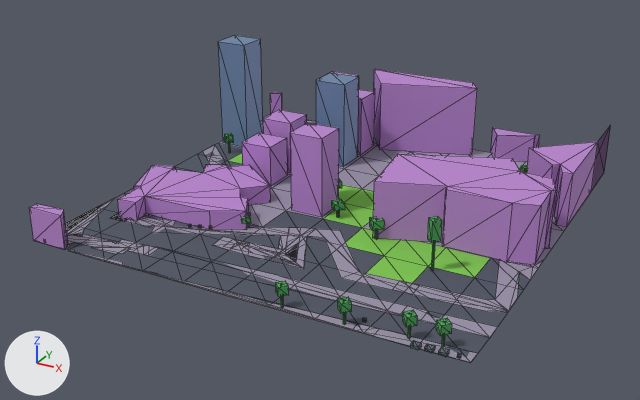
Before and after pictures for a commit that changed the glTF model public/maps/melbourne/chunks/6_-16.glb.
The view is the same before and after, from a camera (50 mm lens) standing at (880.1, 1659.3, 103.3) and looking at (771.1, 1857.4, 4.2). Arrows for +X, +Y and +Z are at lower left; the lights stay in place. The older version comes first. Mesh edges are drawn as thin lines. Where no turn or scale is listed for an object, it has been applied to the vertices. Vertices at exactly the same position are counted once.

The first picture shows 'compiled-chunk'.
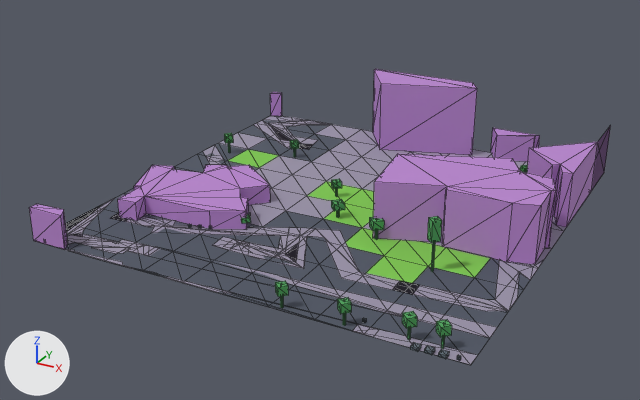
Where the newer file only moved an object's origin or applied its transform, the numbers keep the older frame.

Where the change shows, as pixel boxes [x1, y1, x2, y2] in the pictures (640 x 400 px; the box of a moved part takes in the faces that stretch with it):
'compiled-chunk', reshaped (9% shorter)
    before: [29, 35, 611, 362]
    after: [29, 69, 611, 365]
part 1 of me_mesh_0, moved or reshaped
    before: [354, 324, 478, 362]
    after: [353, 324, 477, 365]
part 2 of me_mesh_0, moved or reshaped
    before: [436, 318, 452, 336]
    after: [436, 320, 452, 337]
part 3 of me_mesh_0, moved or reshaped
    before: [337, 297, 351, 313]
    after: [337, 297, 351, 314]
part 4 of me_mesh_0, moved or reshaped
    before: [402, 310, 417, 327]
    after: [402, 311, 417, 328]
part 5 of me_mesh_0, moved or reshaped
    before: [438, 347, 449, 357]
    after: [438, 349, 449, 359]
part 6 of me_mesh_0, moved or reshaped
    before: [410, 341, 421, 350]
    after: [410, 342, 421, 352]
part 7 of me_mesh_0, moved or reshaped
    before: [424, 344, 435, 353]
    after: [424, 345, 435, 355]
part 8 of me_mesh_0, deleted
    before: [218, 35, 375, 217]
part 9 of me_mesh_0, moved or reshaped
    before: [65, 249, 507, 362]
    after: [65, 247, 507, 361]

Edits to the bpy script that builds the scene:
```text
Change me_mesh_0:
    used by ob_compiled_chunk; location = (774.0, 1865.7, 17.7)
    verts and faces of me_mesh_0; kept vertices keep their numbers, new ones are numbered from 815
    before: 64 (48.0, -47.7, -17.1), 65 (60.0, -47.7, -17.1) at pixel (489, 337), 69 (24.0, -59.7, -16.8) at pixel (314, 319), 70 (36.0, -59.7, -16.6) at pixel (363, 333), 71 (48.0, -59.7, -16.5)
    before: 72 (60.0, -59.7, -16.2) at pixel (470, 362), 270 (38.3, -59.7, -16.6) at pixel (373, 335), 278 (38.1, -56.2, -16.8) at pixel (379, 328), 286 (44.4, -48.5, -17.1) at pixel (420, 320), 344 (60.0, -47.7, -17.1) at pixel (490, 337)
    before: 345 (39.1, -43.8, -17.2) at pixel (407, 305), 346 (39.4, -48.8, -17.1) at pixel (399, 315), 347 (60.0, -42.6, -17.1) at pixel (497, 326)
    remove me_mesh_0.from_pydata(...)  # 815 vertices, 1120 faces; spans x -60.0..60.0, y -60.3..60.3, z -17.4..17.4
    add me_mesh_0.from_pydata(...)  # 759 vertices, 1036 faces; spans x -60.0..60.0, y -60.3..60.3, z -17.4..5.3
    me_mesh_0 part 1: the loose piece of 6 vertices spanning x 33.0..60.0, y -59.7..-55.4, z -16.8..-16.2 is scaled about its middle by (1, 1, 0.312), then moved by (0.0, 0.0, -0.4)
    me_mesh_0 part 2: the loose piece of 8 vertices spanning x 51.0..54.4, y -58.1..-54.7, z -13.0..-10.6 is moved by (0.0, 0.0, -0.4)
    me_mesh_0 part 3: the loose piece of 8 vertices spanning x 28.8..32.2, y -59.9..-56.5, z -13.2..-10.8 is moved by (0.0, 0.0, -0.2)
    me_mesh_0 part 4: the loose piece of 8 vertices spanning x 43.5..46.9, y -58.4..-55.0, z -13.1..-10.7 is moved by (0.0, 0.0, -0.3)
    me_mesh_0 part 5: the loose piece of 8 vertices spanning x 53.1..54.8, y -60.1..-58.4, z -16.4..-15.5 is moved by (0.0, 0.0, -0.5)
    me_mesh_0 part 6: the loose piece of 8 vertices spanning x 47.0..48.7, y -60.3..-58.6, z -16.5..-15.6 is moved by (0.0, 0.0, -0.4)
    me_mesh_0 part 7: the loose piece of 8 vertices spanning x 50.0..51.7, y -60.1..-58.4, z -16.5..-15.6 is moved by (0.0, 0.0, -0.4)
    me_mesh_0 part 8: 7 loose pieces with 56 vertices, spanning x -58.9..-1.1, y -10.6..59.2, z -17.4..17.4, are deleted
    me_mesh_0 part 9
    add delete_vertices([346, 347])  # with the faces that use them
    add for i in [64, 65, 69, 286, 344]: verts[i] += (0.0, 0.0, -0.1)
    add verts[70] = (36.0, -59.7, -16.9)  # moved, pixel (363, 334)
    add verts[270] = (38.3, -59.7, -16.9)  # moved, pixel (373, 337)
    add verts[71] = (48.0, -59.7, -16.9)  # moved
    add verts[72] = (60.0, -59.7, -16.8)  # moved, pixel (470, 365)
    add verts[278] = (38.1, -56.2, -17.0)  # moved, pixel (379, 329)
    add verts[815] = (39.4, -48.8, -17.2)  # pixel (399, 316)
    add verts[816] = (60.0, -42.6, -17.2)  # pixel (497, 327)
    add faces += [(344, 345, 815), (344, 816, 345)]  # mat_pavement (grey #9a93a8)
    other edits to the shape of me_mesh_0 do not show in these pictures
    remove me_mesh_0.materials.append(mat_skyscraper)  # blue #718caf
```
